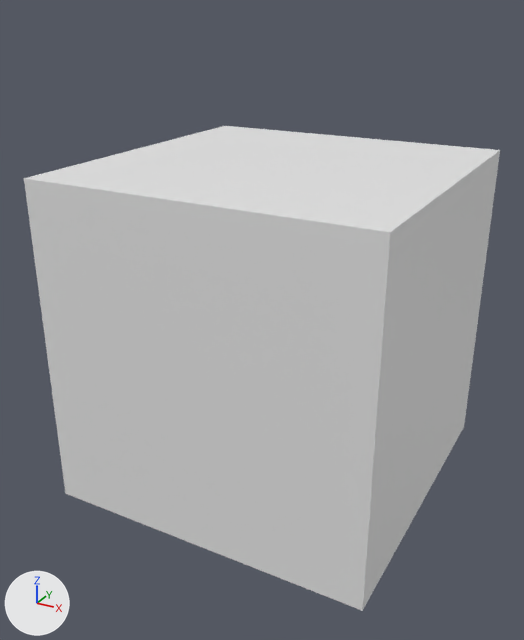
Renders of the Blender file BlenderModels/Motel/Interior/Radiator.blend from each side of a commit.
Camera for both pictures: a 50 mm camera at (1.9, -3.7, 1.85) aimed at (-0.05, -0.15, 0.07). The axes (+X, +Y, +Z) are drawn at lower left. The lights are the same throughout. The older version comes first.

The first picture shows 'Radiator'.
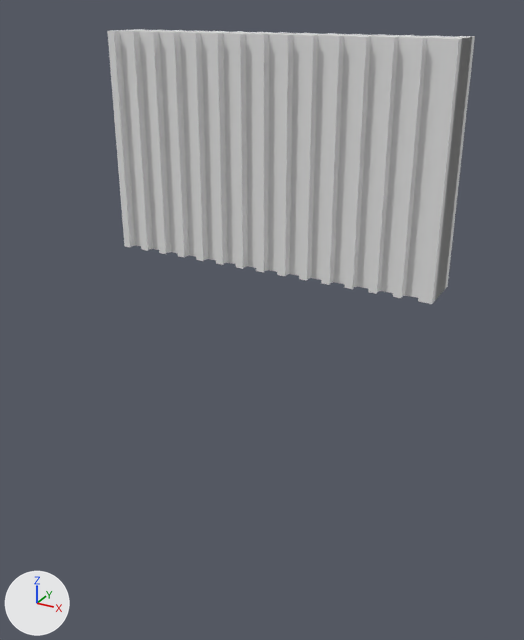
Pixel boxes [x1, y1, x2, y2] of what changed, in the pictures (524 x 640 px):
'Radiator', moved, rescaled, modifiers changed (23% narrower, 43% shorter): before [24, 126, 500, 611]; after [107, 29, 475, 304]

Patch to the scene script:
```diff
--- a/BlenderModels/Motel/Interior/Radiator.blend.py
+++ b/BlenderModels/Motel/Interior/Radiator.blend.py
@@ me_plane @@
+me_plane.from_pydata([(-1.0, -1.0, 0.0), (1.0, -1.0, 0.0), (-1.0, 1.0, 0.0), (1.0, 1.0, 0.0)], [], [(0, 1, 3, 2)])
@@ me_cube_001 @@
+me_cube_001.from_pydata(...)  # a box spanning x -1.0..1.0, y -1.0..1.0, z -1.0..1.0
@@ ob_radiator @@
 ob_radiator = bpy.data.objects.new('Radiator', me_cube)
-ob_radiator.location = (0.0, 0.0, 0.0)
+ob_radiator.location = (-0.034, -0.012, 1.04)
+ob_radiator.scale = (1.02, 0.121, 0.649)
+_m = ob_radiator.modifiers.new('Boolean', 'BOOLEAN')
+_m.object = ob_cube
+_m = ob_radiator.modifiers.new('Mirror', 'MIRROR')
+_m.use_axis = (False, False, True)
+_m.merge_threshold = 0.033
+_m.mirror_object = ob_plane
@@ ob_plane @@
+ob_plane = bpy.data.objects.new('Plane', me_plane)
+ob_plane.location = (-0.079, -0.0369, 0.991)
+ob_plane.rotation_euler = (1.571, 0.0, 0.0)  # degrees (90, 0, 0)
+ob_plane.hide_set(True)
@@ ob_cube @@
+ob_cube = bpy.data.objects.new('Cube', me_cube_001)
+ob_cube.location = (0.862, 0.0877, 0.88)
+ob_cube.scale = (-0.05, -0.05, 1.0)
+_m = ob_cube.modifiers.new('Bevel', 'BEVEL')
+_m.width = 1.0
+_m.width_pct = 1.0
+_m.segments = 10
+_m.limit_method = 'WEIGHT'
+_m = ob_cube.modifiers.new('Array', 'ARRAY')
+_m.count = 14
+_m.relative_offset_displace = (1.4, 0.0, 0.0)
+ob_cube.hide_set(True)
```
